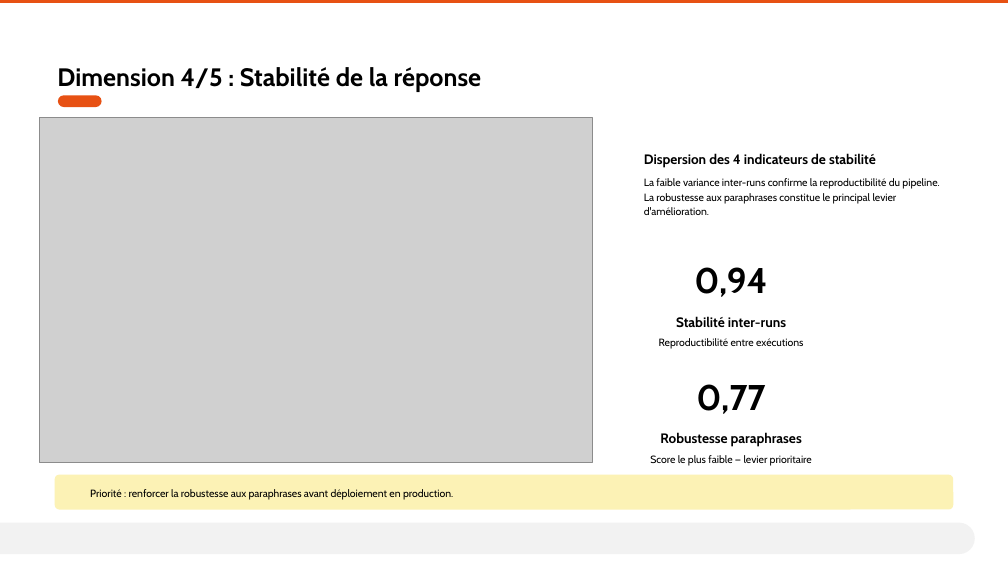
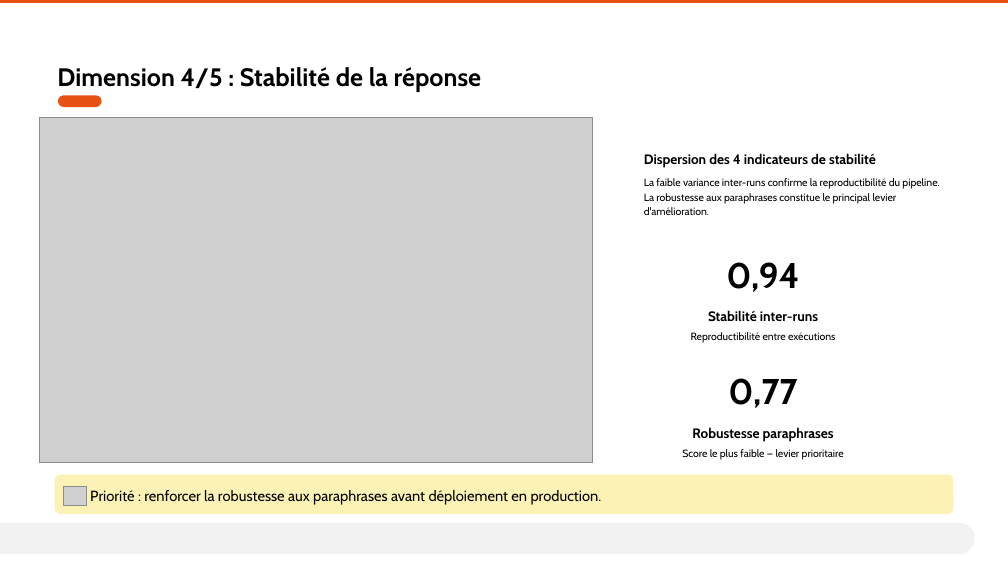
Before and after one commit to AurelienLELEU/memoire, a slide deck: slide 10 of Évaluer la cohérence et la fiabilité d'un système RAG en contexte industriel critique.pptx. Drawn at 1008x567 pixels with LibreOffice and Linux fonts; fonts in the diff are those of the drawing; grey boxes stand for pictures; background and template pictures are left out. Boxes give left, top, right and bottom in pixels: in the first picture for what was removed or moved away, otherwise in the second. Text is boxed around its words. In the diff, an @@ line names an element or a change of style, - is before the commit and + after.

```diff
--- a/Évaluer la cohérence et la fiabilité d'un système RAG en contexte industriel critique.pptx
+++ b/Évaluer la cohérence et la fiabilité d'un système RAG en contexte industriel critique.pptx
@@ 6 texts: place and size @@
-6 texts at bbox=[650, 267, 812, 466]
+6 texts at bbox=[682, 262, 844, 460]
@@ rounded rectangle: place and size @@
-rounded rectangle at bbox=[54, 475, 954, 510]
+rounded rectangle at bbox=[54, 475, 954, 514]
@@ picture added at bbox=[64, 486, 87, 505] @@
@@ text "Priorité : renforcer la robustesse ..." at bbox=[90, 490, 602, 505]: size 10 to 14 pt @@
```
Also in this commit, not shown: 5 other slides changed, 1 other file.
